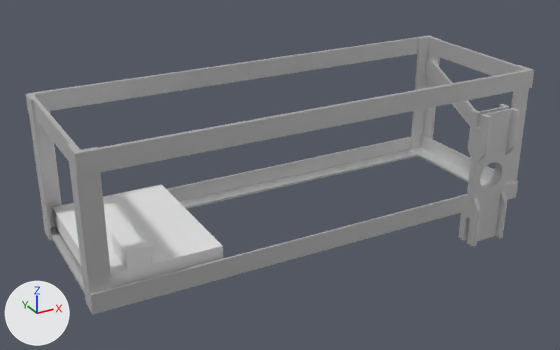
A saved change to the Blender file PhysPult_cad/PhysPult_frame.blend.
The view is the same before and after, from a 50 mm lens placed at (0.55, -0.15, -0.098), pointed at (0.725, 0.168, -0.257). Lighting does not change. The marker at lower left points along +X, +Y and +Z.

The first picture shows '10x10x1.001', '10x10x1.004', '10x10x1.007', '10x10x1.008', '10x10x1.009', '10x10x1.012', '10x10x1.017', '10x10x1.2', '10x2.002', '10x2.003', '10x2.005', 'Plane.005'.
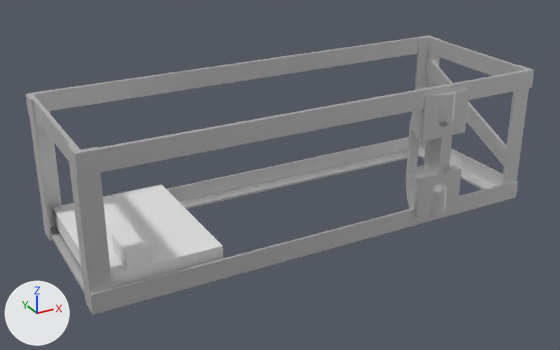
ob_boo is not drawn itself; it is used by a modifier of ob_фиксатор_вывода_010.

Changed parts and their boxes [x1, y1, x2, y2] in the pictures (560 x 350 px):
'10x10x1.017', hidden
    before: [459, 104, 519, 247]
'Фиксатор вывода.010', added
    after: [406, 89, 470, 219]
'Фиксатор вывода.012', added
    after: [406, 92, 456, 216]
'supports.001', added
    after: [418, 128, 463, 183]

The change, as a list of edits to the scene's bpy script:
```text
Add me_plane_066:
    me_plane_066.from_pydata(...)  # 56 vertices, 52 faces; spans x -0.019..0.03, y -0.0013..0.0013, z -0.0417..0.0417
    me_plane_066.polygons.foreach_set('use_smooth', [True] * 52)
    me_plane_066.materials.append(mat_крепеж)  # white #e7e7e7
Add me_plane_065:
    me_plane_065.from_pydata(...)  # 202 vertices, 186 faces; spans x -0.0085..0.0195, y -0.0047..0.0091, z -0.034..0.034
    me_plane_065.polygons.foreach_set('use_smooth', [True] * 186)
    me_plane_065.materials.append(mat_крепеж)  # white #e7e7e7
Add me_cube_012:
    me_cube_012.from_pydata(...)  # 52 vertices, 40 faces; spans x -0.703..0.0, y -0.142..0.515, z 0.615..1.992
    me_cube_012.polygons.foreach_set('use_smooth', [True] * 40)
    me_cube_012.materials.append(mat_крепеж)  # white #e7e7e7
Add me_plane_063:
    me_plane_063.from_pydata(...)  # 164 vertices, 126 faces; spans x -0.014..0.0, y -0.0024..0.0091, z -0.034..0.034
    me_plane_063.polygons.foreach_set('use_smooth', [True] * 126)
    me_plane_063.materials.append(mat_крепеж)  # white #e7e7e7
Change ob_10x10x1_017:
    ob_10x10x1_017.location: (0.808, 0.1074, -0.2522) -> (0.8256, 0.1414, -0.2522)
    add ob_10x10x1_017.hide_set(True)
Add ob_boo:
    ob_boo = bpy.data.objects.new('boo', me_plane_066)
    ob_boo.location = (0.8, 0.141, -0.252)
    ob_boo.hide_set(True)
Add ob_фиксатор_вывода_012:
    ob_фиксатор_вывода_012 = bpy.data.objects.new('Фиксатор вывода.012', me_plane_065)
    ob_фиксатор_вывода_012.location = (0.8005, 0.1414, -0.2522)
Add ob_supports_001:
    ob_supports_001 = bpy.data.objects.new('supports.001', me_cube_012)
    ob_supports_001.location = (0.806, 0.1414, -0.2522)
    ob_supports_001.scale = (0.0171, 0.0171, 0.0171)
    _m = ob_supports_001.modifiers.new('Mirror', 'MIRROR')
    _m.use_axis = (True, False, True)
Add ob_фиксатор_вывода_010:
    ob_фиксатор_вывода_010 = bpy.data.objects.new('Фиксатор вывода.010', me_plane_063)
    ob_фиксатор_вывода_010.location = (0.806, 0.1414, -0.2522)
    _m = ob_фиксатор_вывода_010.modifiers.new('Mirror', 'MIRROR')
    _m = ob_фиксатор_вывода_010.modifiers.new('Boolean', 'BOOLEAN')
    _m.object = ob_boo
```
